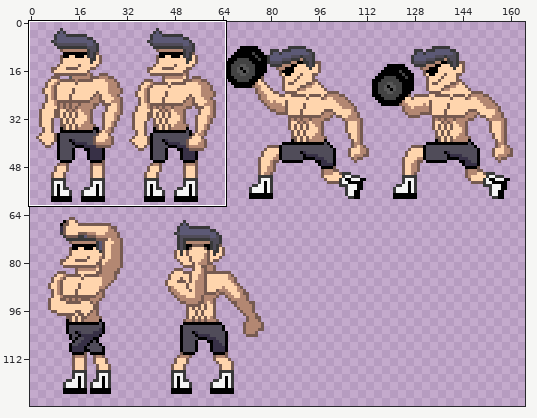
Sprite sheet: Zenith's Bizarre Baseball/Assets/Sprites/Entities/GymBoss.png. Above, an overview of the earlier version with the close-up marked.
Close-up. As it was:
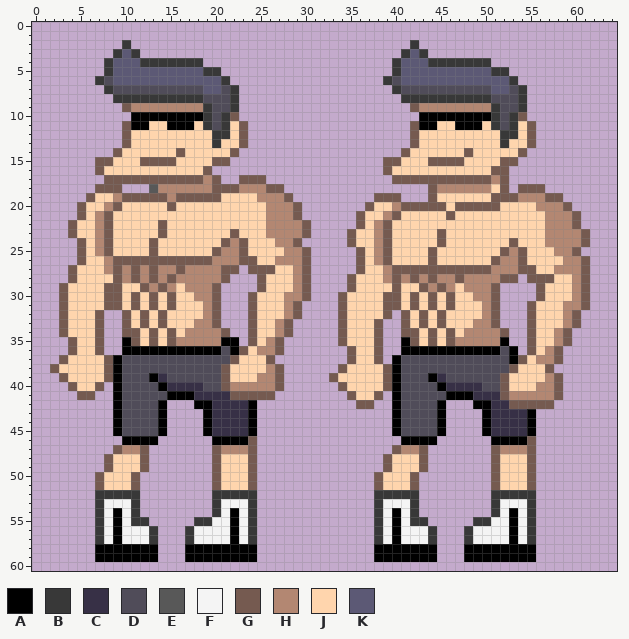
The file is 256x128 pixels. Colours within 5 levels of each other are drawn and written as one. Shown: x 0..64, y 0..60. The wide view leaves out empty margins. The commit also changed other parts of the picture, which this record leaves out.
Palette (. is transparent): A #000000  B #383838  C #373046  D #504c59  E #585858  F #f4f4f4  G #755a50  H #b38772  J #ffd5ad  K #5c5975
Pixels before, first column x 2:
 2 ........B...............................B...................
 3 .......BKB.............................BKB..................
 4 ......BKKKBBBBBBB.....................BKKKBBBBBBB...........
 5 ......BKKKKKKKKKKBB...................BKKKKKKKKKKBB.........
 6 .....BDKKKKKKKKKKKKB.................BDKKKKKKKKKKKKB........
 7 ......BDDDDDDDDDDKKDB.................BDDDDDDDDDDKKDB.......
 8 .......BBBBBBBBBBDDDB..................BBBBBBBBBBDDDB.......
 9 ........GHHHHHHHHBDDB...................GHHHHHHHHBDDB.......
10 .........AAAAAAAABDBG....................AAAAAAAABDBG.......
11 ........GAAJJAAAJBDBJG..................GAAJJAAAJBDBJG......
12 ........GJJJJJJJJJBBJG..................GJJJJJJJJJBBJG......
13 ........GJJJJJJJJJBJJG..................GJJJJJJJJJBJJG......
14 .......GJJJJJJGJJJJJG..................GJJJJJJGJJJJJG.......
15 .....GGJJJGGGGJJJJGG.................GGJJJGGGGJJJJGG........
16 .....GJJJJJJJJJJJG...................GJJJJJJJJJJJGG.........
17 ......GGGGGGGGGGGHG..GGG..............GGGGGGGGGGGHG.........
18 .....GGG...EHHHHHHGGGHHHGG................GHHHHHHJG.GGG.....
19 ....GJJHGGGGGHGGGGGJJJJHHHG.........GGG...GJJJJJJGGGHHHGG...
20 ...GJJHGJJJJJGJJJJJJJJJJHHHG.......GJJHGGGGGJGGGGGJJJJHHHG..
21 ...GJHGJJJJJJJJJJJJJJJJJHHHG......GJJHGJJJJJGJJJJJJJJJJHHHG.
22 ..GJJHGJJJJJGJJJJJJJJJJJHHHHG.....GJHGJJJJJJJJJJJJJJJJJHHHG.
23 ..GJJHGJJJJJGJJJJJJJGJJJHHHHG....GJJHGJJJJJGJJJJJJJJJJJHHHHG
24 ...GJHGJJJJGJJJJJJJGHGJJJHHG.....GJJHGJJJJJGJJJJJJJGJJJHHHHG
25 ...GJHGJJJJGJJJJJJGHHGJJJJHHG.....GJHGJJJJGJJJJJJJGHGJJJHHG.
26 ...GJJHGGGGGGGGGGGHHHGGJJHHHG.....GJHGJJJJGJJJJJJGHHGJJJJHHG
27 ..GJJJHGHGHGHHGHHHHGG.GGGJJHG.....GJJHGGGGGGGGGGGHHHGGJJHHHG
28 ..GJJJJGHGHGHGHHHHHG...GJJJHG....GJJJHGHGHGHHGHHHHGG.GGGJJHG
29 .GJJJJGGJJGHGHJHHHG....GJJJHG....GJJJJGJJGHGHJHHHG....GJJJHG
30 .GJJJJGGJGJGJGJJHHG...GJJJHHG...GJJJJGGJGJGJGJJHHG....GJJJHG
31 .GJJJJGGJGJGJGJJJHG...GJJJHG....GJJJJGGJGJGJGJJJHG...GJJJHHG
32 .GJJJG..GJGJGJJJJHG...GJJJHG....GJJJJG.GJGJGJJJJHG...GJJJHG.
33 .GJJJG..GJGJGJJJHHG...GJJHG.....GJJJG..GJGJGJJJHHG...GJJJHG.
34 .GJJJG..GGJGJGJHHHHG..GJJHG.....GJJJG..GGJGJGJHHHHG..GJJHG..
35 ..GJJG..AGJGJGHHHHHAA.GJHG......GJJJG..AGJGJGHHHHHA..GJJHG..
36 ..GJJG..AAAAAAAAAAADAGJHHG.......GJJG..AAAAAAAAAAADA.GJHG...
37 .GJJJJGADDDDDDDDDDDDGJJJG........GJJG.ADDDDDDDDDDDDAGJHHG...
38 GJJJJJGADDDDDDDDDDDGJJJJHG......GJJJJGADDDDDDDDDDDDGJJJG....
39 .GJJJJGADDDACDDDDDDGJJJHHG.....GJJJJJGADDDACDDDDDDGJJJJHG...
40 ..GJJG.ADDDDACCCCDDGHHHHHG......GJJJJGADDDDACCCCDDGJJJHHG...
41 ...GG..ADDDDDAAACCCCGGGGG........GJJG.ADDDDDAAACCCGHHHHHG...
42 .......ADDDDA...AACCCCA...........GG..ADDDDA...AACCGGGGG....
43 .......ADDDDA....ACCCCA...............ADDDDA....ACCCCA......
44 .......ADDDDA....ACCCCA...............ADDDDA....ACCCCA......
45 .......ADDDDA....ACCCCA...............ADDDDA....ACCCCA......
46 ........AAAA......AAAAG................AAAA......AAAAG......
47 .......GHHG.......GHHHG...............GHHG.......GHHHG......
48 ......GJJJG.......GJJJG..............GJJJG.......GJJJG......
49 ......GJJJG.......GJJJG..............GJJJG.......GJJJG......
50 .....GJJJG........GJJJG.............GJJJG........GJJJG......
51 .....GJJJG........GJJJG.............GJJJG........GJJJG......
52 .....BBBBB........BBBBB.............BBBBB........BBBBB......
53 .....BFFFB........BFFFB.............BFFFB........BFFFB......
54 .....BFAFB........BFAFB.............BFAFB........BFAFB......
55 .....BFAFBB.....BBFFAFB.............BFAFBB.....BBFFAFB......
56 .....BFAFFFB...BFFFFAFB.............BFAFFFB...BFFFFAFB......
57 .....BFAFFFB...BFFFFAFB.............BFAFFFB...BFFFFAFB......
58 .....AAAAAAA...AAAAAAAA.............AAAAAAA...AAAAAAAA......
59 .....AAAAAAA...AAAAAAAA.............AAAAAAA...AAAAAAAA......
Once edited:
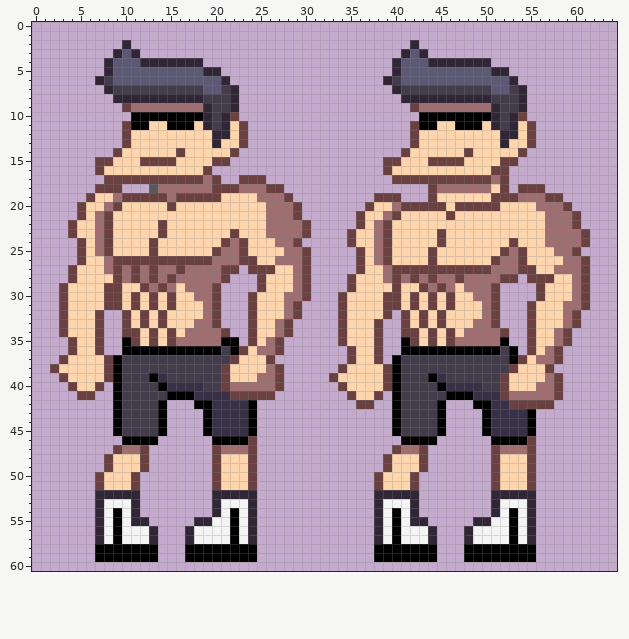
What changed:
{"colour":"B","old":"#383838","new":"#312636"}
{"colour":"D","old":"#504c59","new":"#433c4a"}
{"colour":"G","old":"#755a50","new":"#6a4040"}
{"colour":"H","old":"#b38772","new":"#9f6e70"}
